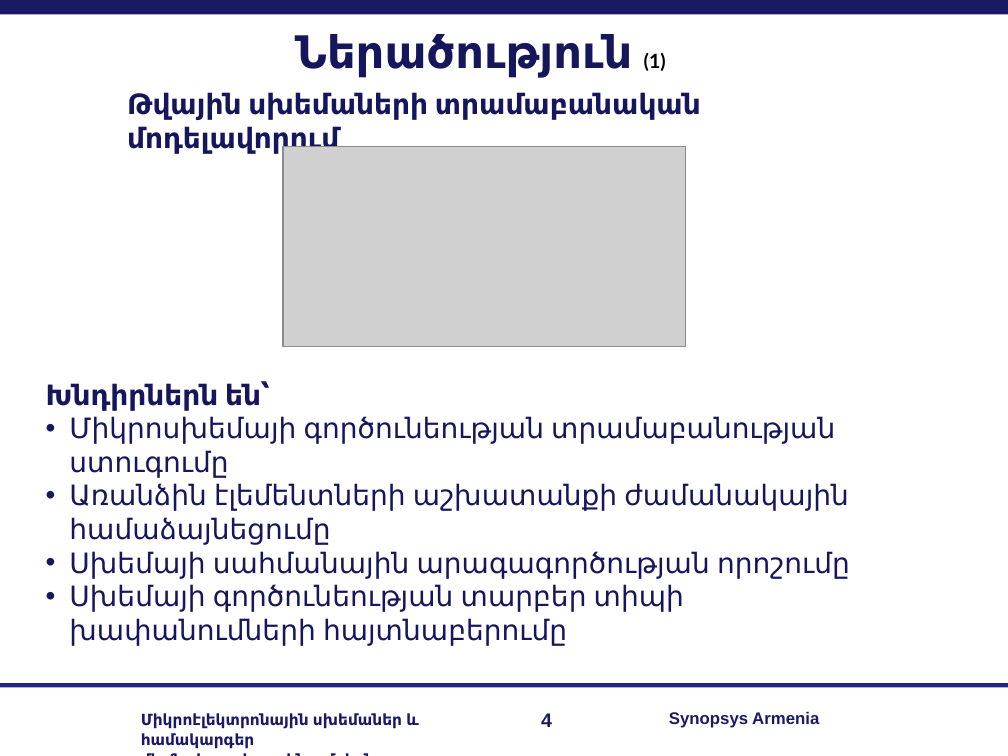
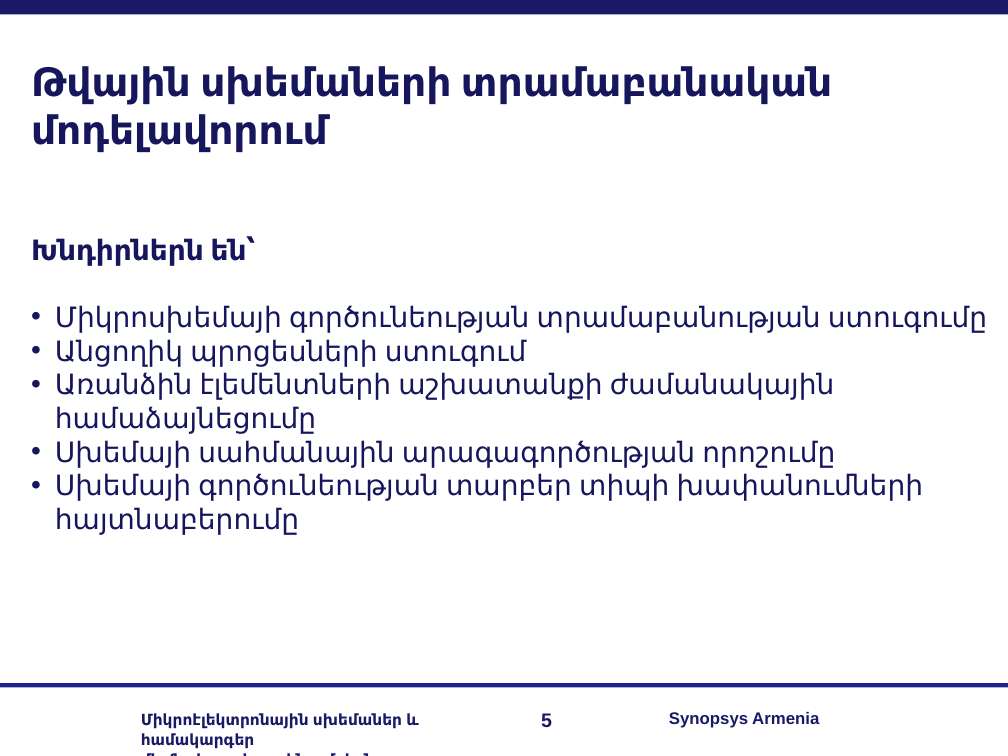
Before and after one commit to RazKarapetyan/Master_thesis, a slide deck: slide 5 of My real work/my_master_slides.ppt (slide 4 before the commit). Drawn at 1008x756 pixels with LibreOffice and Linux fonts; fonts in the diff are those of the drawing; grey boxes stand for pictures; background and template pictures are left out. Boxes give left, top, right and bottom in pixels: in the first picture for what was removed or moved away, otherwise in the second. Text is boxed around its words. In the diff, an @@ line names an element or a change of style, - is before the commit and + after.

```diff
--- a/My real work/my_master_slides.ppt
+++ b/My real work/my_master_slides.ppt
@@ text "Թվային սխեմաների տրամաբանական մոդելավորում": place and size @@
-text "Թվային սխեմաների տրամաբանական մոդելավորում" at bbox=[127, 92, 701, 154]
+text "Թվային սխեմաների տրամաբանական մոդելավորում" at bbox=[31, 66, 832, 152]
@@ text "Թվային սխեմաների տրամաբանական մոդելավորում" at bbox=[31, 66, 832, 152]: size 20 to 28 pt @@
@@ title removed at bbox=[295, 34, 666, 78] @@
-Ներածություն (1)
@@ picture removed at bbox=[283, 146, 685, 346] @@
@@ text "Խնդիրներն են՝": place and size @@
-text "Խնդիրներն են՝" at bbox=[46, 382, 850, 646]
+text "Խնդիրներն են՝" at bbox=[31, 237, 987, 535]
@@ text at bbox=[55, 339, 526, 367]: paragraph added @@
+• Անցողիկ պրոցեսների ստուգում
@@ page number at bbox=[541, 713, 552, 728]: text changed @@
-4
+5
```
Also in this commit, not shown: 2 other slides changed, 13 slides added, 7 slides removed, 5 other files.
